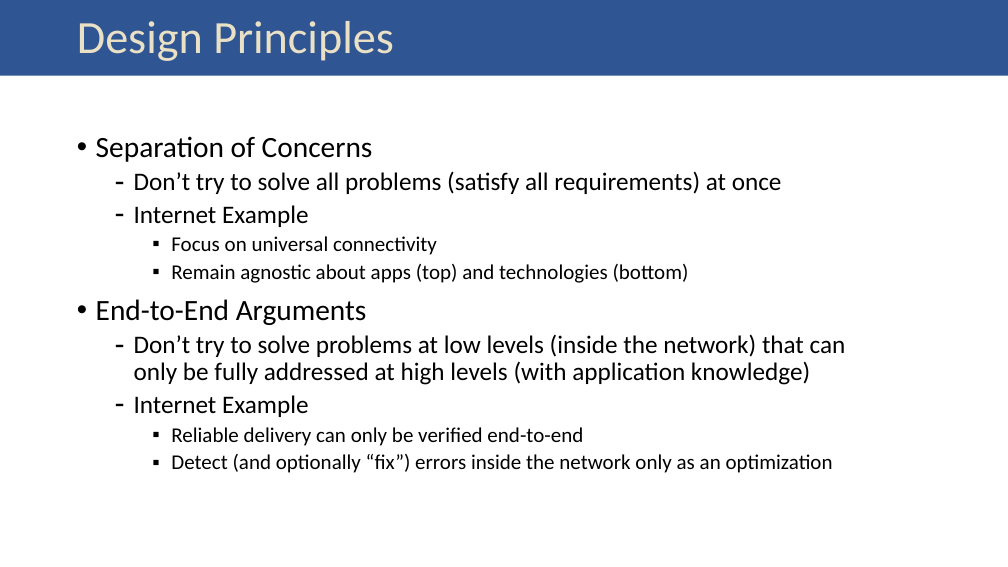
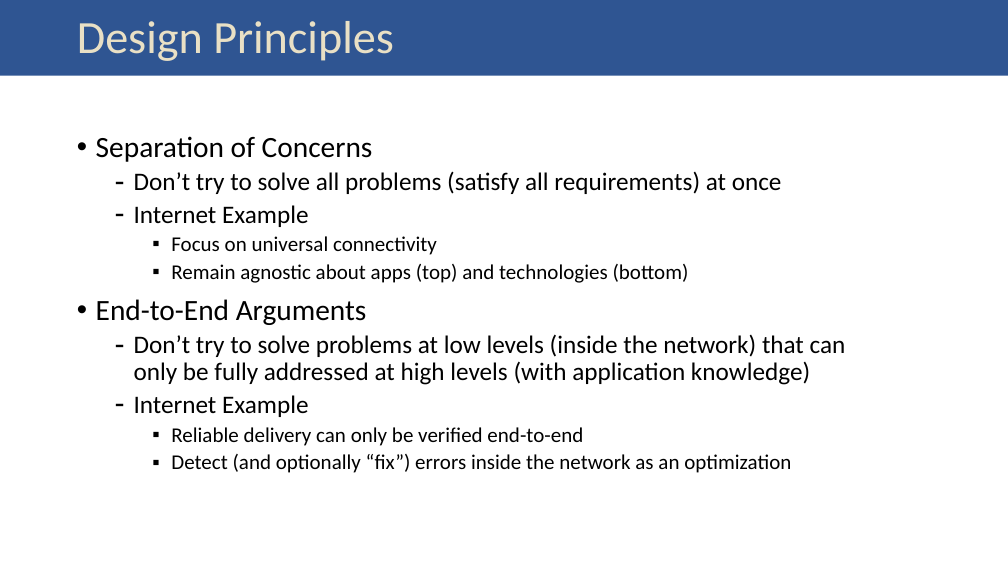
Before and after one commit to SystemsApproach/7E, a slide deck: slide 9 of resources/slides/01_introduction.pptx. Drawn at 1008x567 pixels with LibreOffice and Linux fonts; fonts in the diff are those of the drawing. Boxes give left, top, right and bottom in pixels: in the first picture for what was removed or moved away, otherwise in the second. Text is boxed around its words. In the diff, an @@ line names an element or a change of style, - is before the commit and + after.

```diff
--- a/resources/slides/01_introduction.pptx
+++ b/resources/slides/01_introduction.pptx
@@ text at bbox=[171, 454, 791, 473]: text changed @@
-    ▪ Detect (and optionally “fix”) errors inside the network only as an optimization
+    ▪ Detect (and optionally “fix”) errors inside the network as an optimization
```
Also in this commit, not shown: 2 other slides changed, 5 other files.
